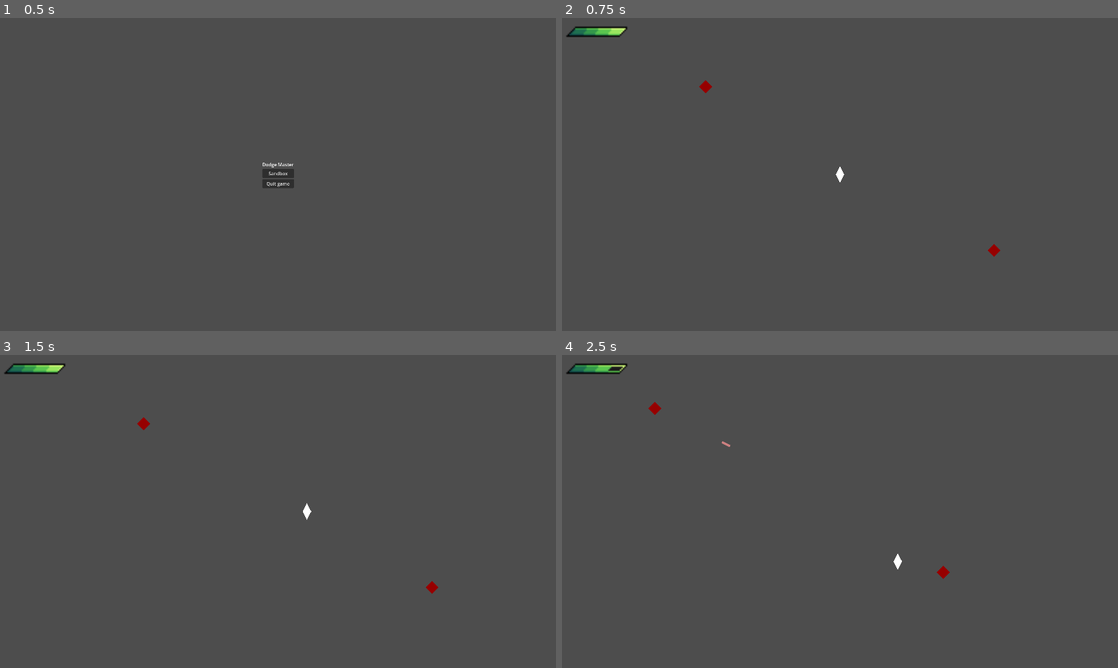
Above: before the commit, frames 1-4 (two rows, left to right).
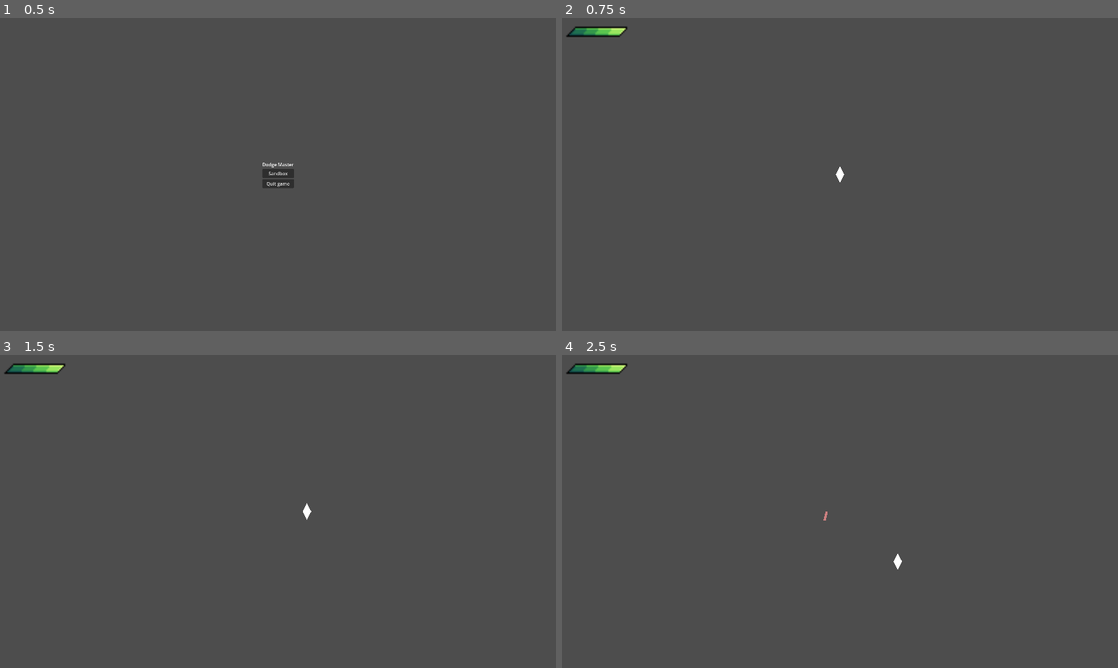
Above: after the commit, the same moments.

Repository: SytonK/DodgeMaster
Game: Godot game, scene res://src/UI/menus/main menu/main_menu.tscn
The game is run twice, just before and just after one commit, with the same random seed, the same clock (stepped at 60 frames per second) and the same inputs.
Inputs:
- Up to frame 1 (0.5 s): no input
- Up to frame 2 (0.75 s): click "Sandbox" at 0.5 s
- Up to frame 3 (1.5 s): tap Enter at 1.25 s; hold Right (move_right) from 1.28 s (still down)
- Up to frame 4 (2.5 s): release Right (move_right) at 2.03 s; hold Down (move_down) from 2.03 s (still down)

Frame 1 is identical in both runs. In frame 2, 0.1% of the frame differs, in the area x 24-79%, y 20-77%; in frame 3, 0.1%; in frame 4, 0.2%, in the area x 8-70%, y 3-72%.

Commit message:
TargetPlayerInvisableSpawner/create

Diff:
--- /dev/null
+++ b/src/enemies/invisible spawner/target player invisible spawner/target_player_invisible_spawner.gd
@@ -0,0 +1,39 @@
+extends Node2D
+
+
+enum SIDE { left, right, top, bottom }
+
+
+const COLOR_MODDLATE_FACTOR: float = 0.001
+
+
+@export var projectile_speed: int = 300
+@export var radius: int
+
+
+func _on_spawner_scene_spawned(projectile: Projectile) -> void:
+	projectile.position = _get_random_position()
+	projectile.direction = Globals.player_ref.position - projectile.global_position
+	projectile.rotation = projectile.direction.angle()
+	projectile.speed = projectile_speed
+	projectile.modulate = Color(0.8,
+		0.8 - projectile.speed * COLOR_MODDLATE_FACTOR,
+		0.8 - projectile.speed * COLOR_MODDLATE_FACTOR)
+	projectile.max_distance_from_axis = radius
+
+func _get_random_position() -> Vector2:
+	var spawn_point: Vector2
+	var side_index: SIDE = randi_range(0, 3) as SIDE
+
+	match side_index:
+		SIDE.left:
+			spawn_point = Vector2(-1, randf_range(-1, 1))
+		SIDE.right:
+			spawn_point = Vector2(1, randf_range(-1, 1))
+		SIDE.top:
+			spawn_point = Vector2(randf_range(-1, 1), -1)
+		SIDE.bottom:
+			spawn_point = Vector2(randf_range(-1, 1), 1)
+	spawn_point *= radius
+
+	return spawn_point
--- /dev/null
+++ b/src/enemies/invisible spawner/target player invisible spawner/target_player_invisible_spawner.tscn
@@ -0,0 +1,14 @@
+[gd_scene load_steps=4 format=3 uid="uid://dbi27qlcdmvi4"]
+
+[ext_resource type="Script" path="res://src/enemies/invisible spawner/target player invisible spawner/target_player_invisible_spawner.gd" id="1_xkkxb"]
+[ext_resource type="Script" path="res://src/components/spawner/spawner.gd" id="2_ds3wv"]
+[ext_resource type="PackedScene" uid="uid://4nwv51twnheo" path="res://src/enemies attacks/projectiels/projectile.tscn" id="3_m87gk"]
+
+[node name="TargerPlayerInvisibleSpawner" type="Node2D"]
+script = ExtResource("1_xkkxb")
+
+[node name="Spawner" type="Node2D" parent="."]
+script = ExtResource("2_ds3wv")
+scene_to_spawn = ExtResource("3_m87gk")
+
+[connection signal="scene_spawned" from="Spawner" to="." method="_on_spawner_scene_spawned"]
--- a/src/levels/sandbox/sandbox.tscn
+++ b/src/levels/sandbox/sandbox.tscn
@@ -5,7 +5,7 @@
 [ext_resource type="PackedScene" uid="uid://ckbasmycborlx" path="res://src/player/player.tscn" id="2_an105"]
 [ext_resource type="PackedScene" uid="uid://b1cglv8tw21rv" path="res://src/UI/menus/game over menu/game_over_menu.tscn" id="3_ob1bf"]
 [ext_resource type="PackedScene" uid="uid://cj2p72vwf0erl" path="res://src/UI/menus/pause menu/pause_menu.tscn" id="4_2vequ"]
-[ext_resource type="PackedScene" uid="uid://544n3vs8058" path="res://src/enemies/towers/target player tower/target_player_tower.tscn" id="4_llhi8"]
+[ext_resource type="PackedScene" uid="uid://dbi27qlcdmvi4" path="res://src/enemies/invisible spawner/target player invisible spawner/target_player_invisible_spawner.tscn" id="7_2118m"]
 
 [node name="Sandbox" type="Node2D"]
 script = ExtResource("1_epejh")
@@ -23,12 +23,7 @@
 format = 2
 layer_0/tile_data = PackedInt32Array(2293760, 1, 0, 2293761, 1, 0, 2293762, 1, 0, 2293763, 1, 0, 2293764, 1, 0, 2293765 …(5857 unchanged characters)…
 
-[node name="TargetPlayerTower" parent="." instance=ExtResource("4_llhi8")]
-position = Vector2(-464, -303)
-max_distance_from_axis = 2000
-
-[node name="TargetPlayerTower2" parent="." instance=ExtResource("4_llhi8")]
-position = Vector2(532, 262)
-max_distance_from_axis = 2000
+[node name="TargerPlayerInvisibleSpawner" parent="." instance=ExtResource("7_2118m")]
+radius = 200
 
 [connection signal="game_over" from="Player" to="." method="_on_player_game_over"]
